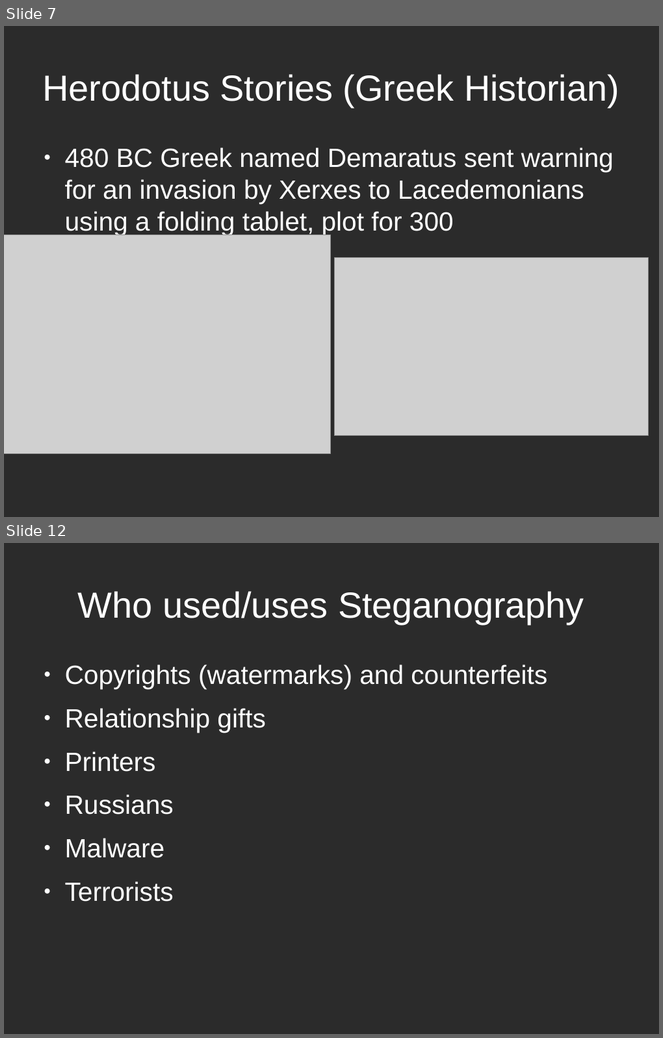
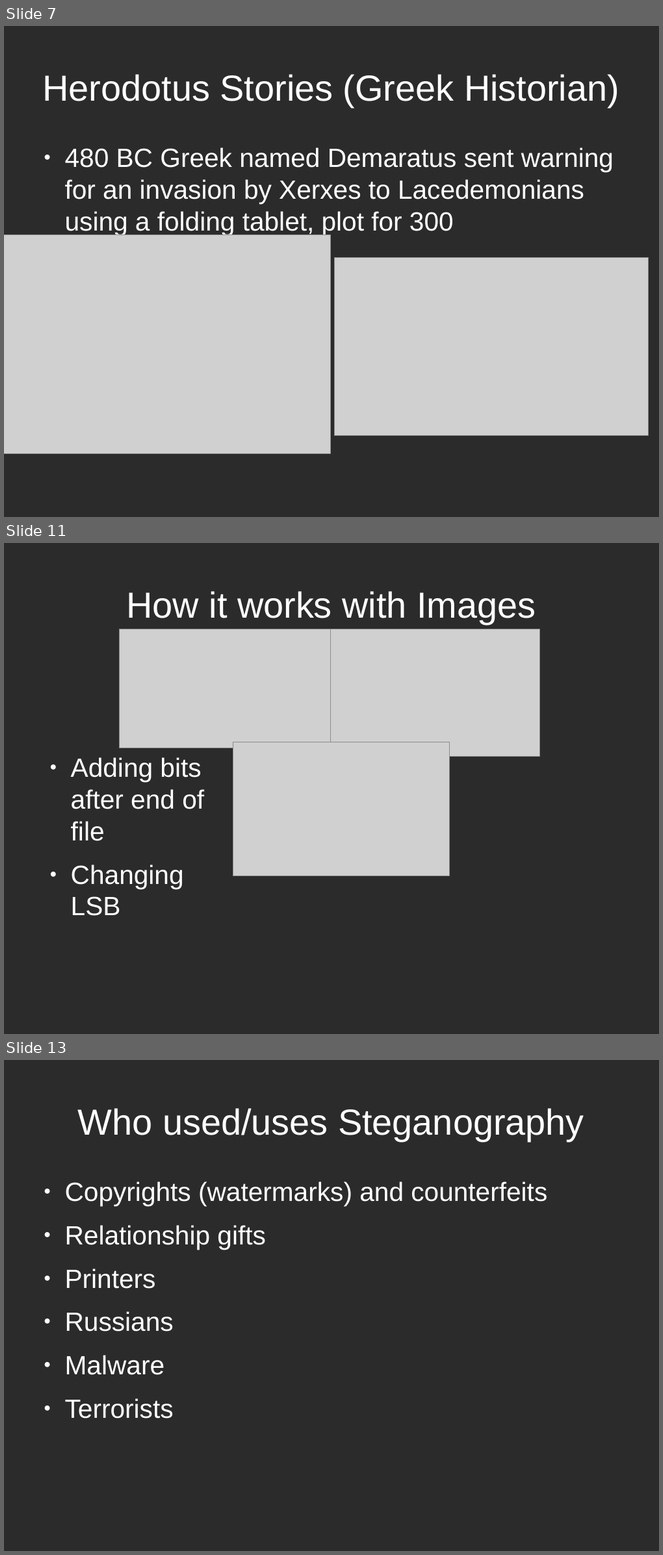
Before and after one commit to david365602/presentations, a slide deck: Presentations/Steganography.odp. Shown one above the other, each under a label of ours: slides 7 and 12 before the commit, slides 7, 11 and 13 after it; the slides between them are not shown. The pictures are 663x1038 and 663x1555 pixels, drawn with LibreOffice and Linux fonts; fonts in the diff are those of the drawing; grey boxes stand for pictures; background and template pictures are left out; a plain dark background stands for a picture behind light text. Boxes give left, top, right and bottom in pixels: in the first picture for what was removed or moved away, otherwise in the second. Text is boxed around its words. In the diff, an @@ line names an element or a change of style, - is before the commit and + after.

```diff
--- a/Presentations/Steganography.odp
+++ b/Presentations/Steganography.odp
@@ slide 11 added at box(4, 543, 659, 1034), background picture (left out) @@
@@ title added at box(126, 591, 536, 624), 44 pt, text #FFFFFF @@
+How it works with Images
@@ picture added at box(119, 629, 331, 748) @@
@@ picture added at box(329, 629, 540, 757) @@
@@ picture added at box(233, 742, 450, 876) @@
@@ text added at box(71, 757, 204, 916), 32 pt, text #FFFFFF @@
+● Adding bits after end of file
+● Changing LSB
@@ what was slide 12 is now slide 13 @@
```
Also in this commit, not shown: 5 slides changed.
